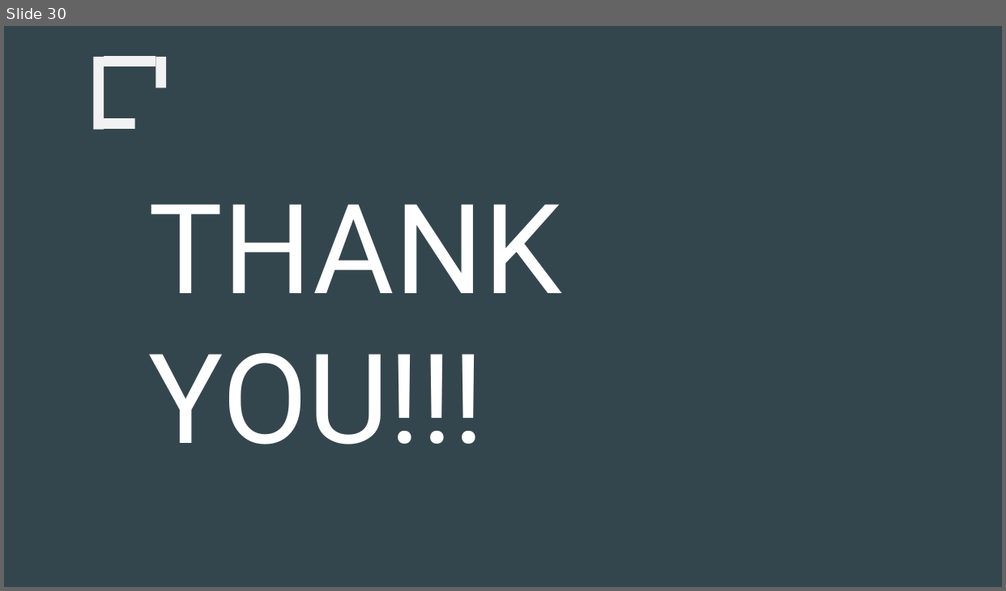
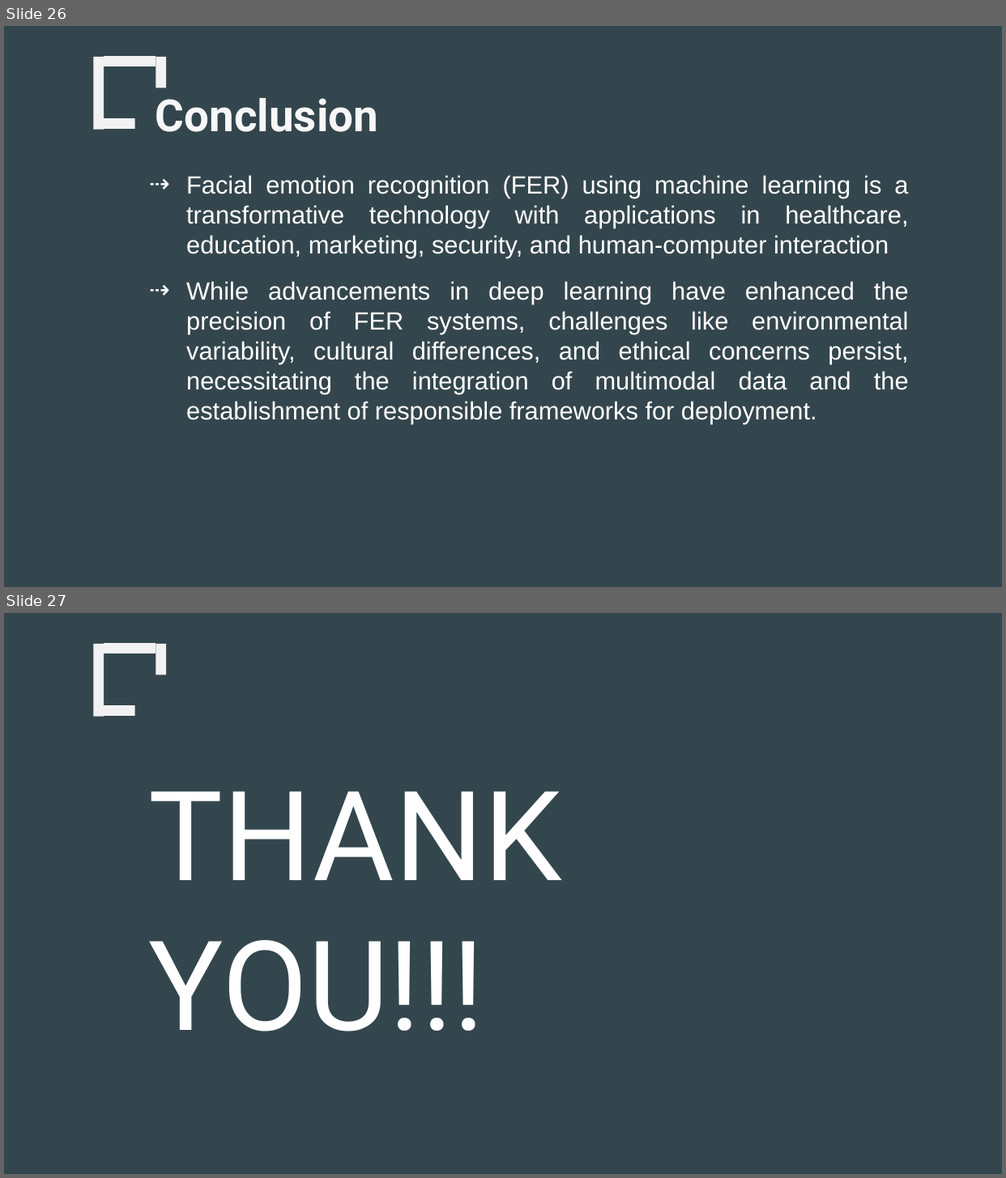
Before and after one commit to pawanagraharii/Facial-Emotion-Recognition-Using-Machine-Learning, a slide deck: PresentationSlides/230277162_PawanAgrahari_PresentationSlide_FacialEmotionDetectionUsingMachineLearning_2024.pptx. Shown one above the other, each under a label of ours: slide 30 before the commit, slides 26 and 27 after it. The pictures are 1006x591 and 1006x1178 pixels, drawn with LibreOffice and Linux fonts; fonts in the diff are those of the drawing. Boxes give left, top, right and bottom in pixels: in the first picture for what was removed or moved away, otherwise in the second. Text is boxed around its words. In the diff, an @@ line names an element or a change of style, - is before the commit and + after.

```diff
--- a/PresentationSlides/230277162_PawanAgrahari_PresentationSlide_FacialEmotionDetectionUsingMachineLearning_2024.pptx
+++ b/PresentationSlides/230277162_PawanAgrahari_PresentationSlide_FacialEmotionDetectionUsingMachineLearning_2024.pptx
@@ slide 26 added at box(4, 26, 1002, 587), background #34464D; not listed: 5 template elements that a slide beside it also shows @@
@@ text added at box(155, 98, 379, 132), 32 pt, text #F7F7F7, bold @@
+Conclusion
@@ text added at box(186, 175, 909, 424), 18 pt, text #FFFFFF @@
+⇢ Facial emotion recognition (FER) using machine learning is a transformative technology with applications in healthcare, education, marketing, security, and human-computer interaction
+⇢ While advancements in deep learning have enhanced the precision of FER systems, challenges like environmental variability, cultural differences, and ethical concerns persist, necessitating the integration of multimodal data and the establishment of responsible frameworks for deployment.
@@ what was slide 30 is now slide 27 @@
```
Also in this commit, not shown: 14 slides changed, 11 other slides added, 15 slides removed, 1 other file.
